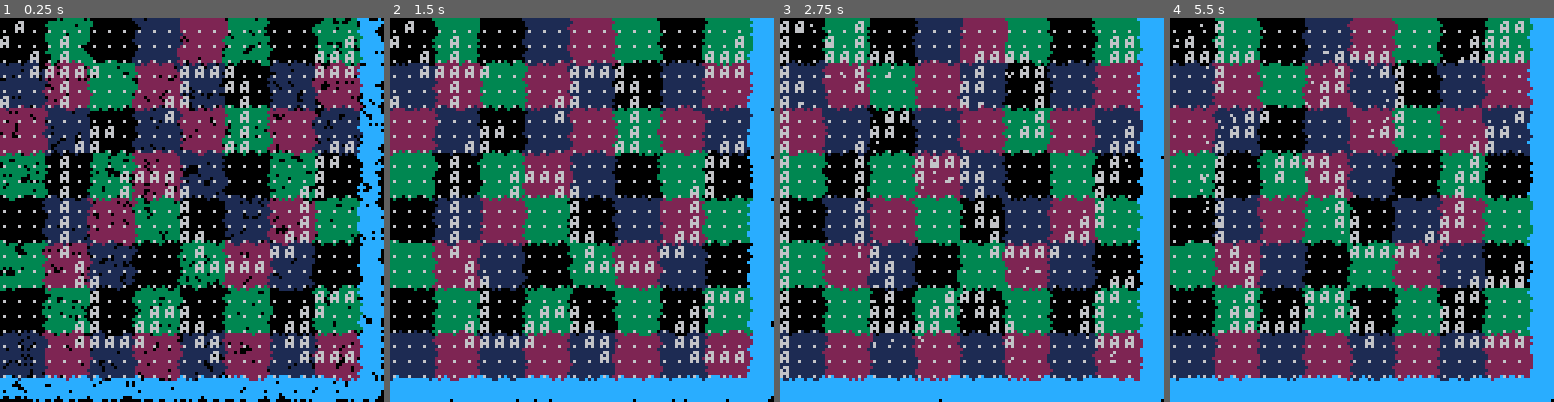
Above: before the commit, frames 1-4 (left to right).
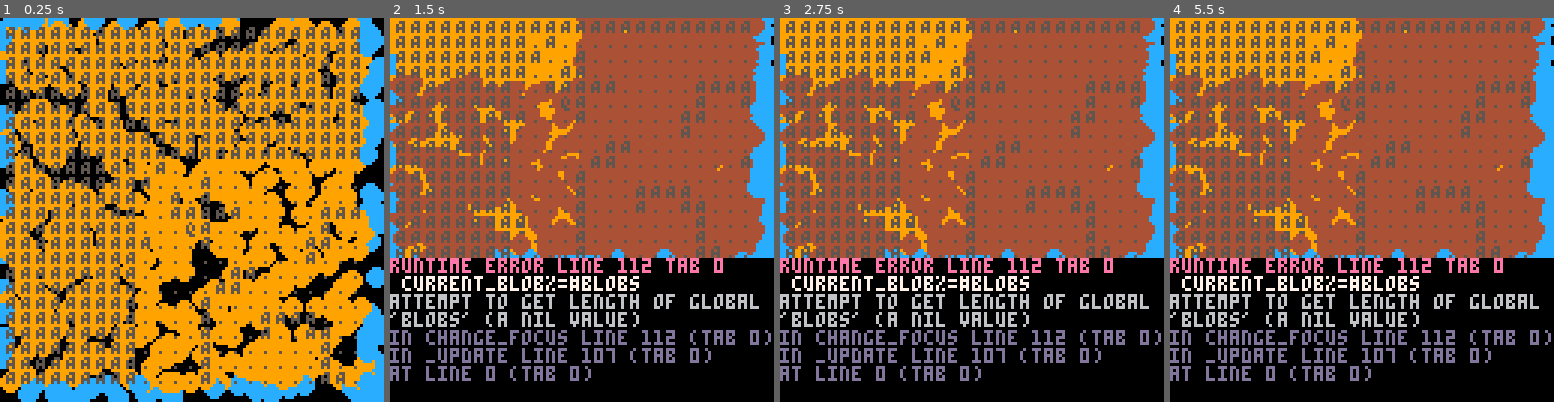
Above: after the commit, the same moments.

Repository: cpiod/blob-blob-blob
Game: PICO-8 cartridge blob.p8
Two runs of this game, one before a commit and one after it. Both use one fixed random seed, a clock stepped at 60 frames per second and the inputs below.
Inputs:
- Up to frame 1 (0.25 s): no input
- Up to frame 2 (1.5 s): tap O (Z key) at 0.33, 0.7, 1.43 s; tap X (X key) at 1.07 s
- Up to frame 3 (2.75 s): hold Left 1.97-2.37 s; tap X (X key) at 2.07, 2.4, 2.73 s; tap O (Z key) at 2.22 s; hold Down from 2.42 s (still down)
- Up to frame 4 (5.5 s): release Down at 2.82 s; hold Right 2.87-3.53 s; tap X (X key) every 0.33 s from 3.07 to 5.4 s; tap O (Z key) at 3.1, 3.98, 4.87 s; hold Up 3.58-4.08 s; hold Right 4.13-4.53 s; hold Down 4.58-5.08 s; hold Left from 5.13 s (still down)

The runs differ from the first frame. In frame 1, 90% of the frame differs, in the area x 0-100%, y 0-100%; in frame 2, 92%; in frame 3, 92%; in frame 4, 93%.
Error after the commit: runtime error line 112 tab 0; current_blob%=#blobs; attempt to get length of global 'blobs' (a nil value)

Commit message:
This is getting complicated

Diff:
--- a/blob.p8
+++ b/blob.p8
@@ -5,7 +5,13 @@
 -- by cpiod for 7drl22
 
 function _init()
- current_blob=1
+ ents={}
+ b=ent()+cmp("blob",{first=0,last=63,tx=12,ty=12})
+ b+=cmp("pos",{x=3,y=3})
+ b+=cmp("class",{c=0})
+ b+=cmp("render",{char=10})
+ add(ents,b)
+ current_blob=b
  update_tiles()
  cls()
 end
@@ -97,45 +103,98 @@
 -- update
 
 function _update()
- if(btnp(➡️)) blobs[current_blob].x+=1 update_tiles()
- if(btnp(⬅️)) blobs[current_blob].x-=1 update_tiles()
- if(btnp(⬆️)) blobs[current_blob].y-=1 update_tiles()
- if(btnp(⬇️)) blobs[current_blob].y+=1 update_tiles()
-end
-
+ if(btnp(➡️)) b.blob.x+=1 update_tiles()
+ if(btnp(⬅️)) b.blob.x-=1 update_tiles()
+ if(btnp(⬆️)) b.blob.y-=1 update_tiles()
+ if(btnp(⬇️)) b.blob.y+=1 update_tiles()
+ if(btnp(❎)) change_focus()
+ if(btnp(🅾️)) split_blob()
+end
+
+function change_focus()
+ current_blob%=#blobs
+ current_blob+=1
+end
+
+function split_blob()
+ local s=flr((b.blob.last+b.blob.first)/2)
+ local b2=ent()+cmp("blob",{first=s+1,last=b.blob.last,tx=b.blob.tx,ty=b.blob.ty})
+ b2+=cmp("class",{c=b.class.c+1})
+ b2+=cmp("pos",{x=b.pos.x+1,y=b.pos.y})
+ add(ents,b2)
+ b.blob.last=s
+ update_tiles()
+end
 -->8
 -- draw
 
-hx=0
-hy=0
+hx=2
+hy=2
+
+skip=0
 
 function _draw()
---cls()
+ skip+=1
+ skip%=5
+ if(skip==0) dithering()
+
+	local chars={".","A"}
+
+	-- tiles
+	for x=0,23 do
+	 for y=0,23 do
+ 	 -- tile dead ?
+ 	 local i=x+24*y
+	  if tiles[i]!=nil then
+	   local mx=tiles[i].x
+	   local my=tiles[i].y
+    local m=mget(mx,my)
+    if(m==0) m=2
+ 	  ?chars[m],hx+5*x,hy+5*y,5
+ 	  render_units(ents,mx,my,hx+5*x,hy+5*y)
+ 	 end
+	 end
+	end
+
+	-- todo system
+	for b in all(blobs) do
+	 ?"@",hx+b.tx*5,hy+b.ty*5,5
+	end
+end
+
+function dithering()
 	-- dithering
-	for i=1,1200 do
+	for i=1,800 do
 	 local x=rnd(127)
 	 local y=rnd(127)
 	 local c=0
+  local r=3
   if x<hx or x>=hx+5*24 or y<hy or y>=hy+5*24 then
    c=12
   else
    local cellx=flr((x-hx)/15)
    local celly=flr((y-hy)/15)
    local cell=cells[cellx+celly*8]
-   c=cell%4
-  end
-  circfill(x,y,1,c)
+   for e in all(ents) do
+    if e.blob.first!=nil then
+     if cell>=e.blob.first and cell<=e.blob.last then
+      c=class_attr[e.class.c].c2
+--      if(rnd()<.3) r=1 c=class_attr[e.class.c].c1
+      break
+     end
+    end
+   end
+  end
+  circfill(x,y,r,c)
 	end
-
-	local chars={".","A"}
-
-	-- tiles
-	for x=0,23 do
-	 for y=0,23 do
-	  if(tiles[x+24*y]!=nil) ?chars[tiles[x+24*y]],hx+5*x,hy+5*y,6
-	 end
-	end
-end
+end
+
+render_chars={[10]="@"}
+
+render_units=sys({"render"},
+function(e,mx,my,sx,sy)
+ if(mx==e.pos.x and my==e.pos.y) ?render_chars[e.render.char]
+end)
 -->8
 -- systems
 -->8
@@ -153,32 +212,44 @@
  cells[x+y*8]=i
 end
 
-blobs={{first=0,last=63,tx=0,ty=0,x=0,y=0}}
-
--- todo system
+create_tiles=sys({"blob"},
+function(e)
+ local b=e.blob
+ for c=b.first,b.last do
+  local cx,cy=unpack(hilb[c])
+  cx*=3
+  cy*=3
+  local x=e.pos.x+cx-b.tx
+  local y=e.pos.y+cy-b.ty
+  for dx=0,2 do
+   for dy=0,2 do
+    local i=(cx+dx)+(cy+dy)*24
+--    printh((x+dx).." "..(y+dy))
+    tiles[i]={x=x+dx,y=y+dy}
+   end
+  end
+ end
+end)
+
 function update_tiles()
  tiles={}
- for b in all(blobs) do
-  for c=b.first,b.last do
-   local cx,cy=unpack(hilb[c])
-   cx*=3
-   cy*=3
-   x=b.x+cx-b.tx
-   y=b.y+cy-b.ty
-   for dx=0,2 do
-    for dy=0,2 do
-     i=(cx+dx)+(cy+dy)*24
-     local m=mget(x+dx,y+dy)
-     if(m==0) m=2
-     tiles[i]=m
-    end
-   end
-  end
- end
+ create_tiles(ents)
 end
 
 -->8
 -- spawn
+class_attr={[0]={c1=10,c2=9},
+{c1=8,c2=4},
+{c1=11,c2=3},
+{c1=14,c2=2},
+{c1=12,c2=1}}
+
+-- class:
+-- 0: move speed
+-- 1: dps
+-- 2: range
+-- 3: atk speed
+-- 4: armor
 __gfx__
 00000000000000000000000000000000000000000000000000000000000000000000000000000000000000000000000000000000000000000000000000000000
 00000000000000000060060000000000000000000000000000000000000000000000000000000000000000000000000000000000000000000000000000000000
